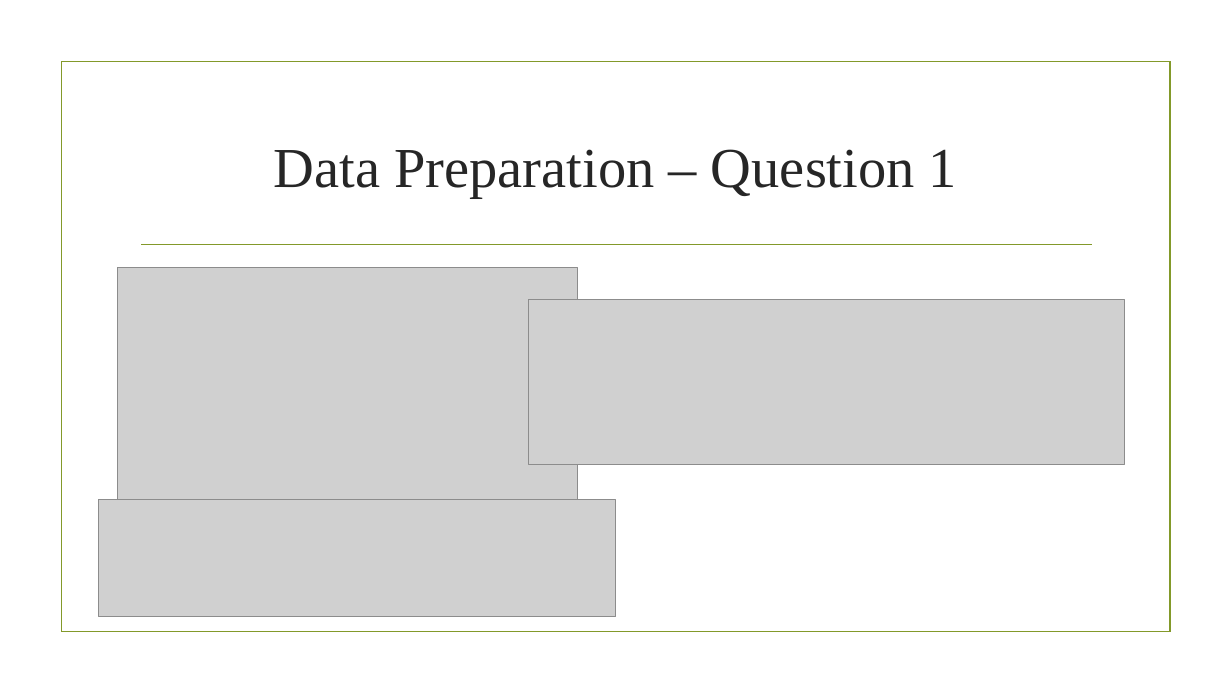
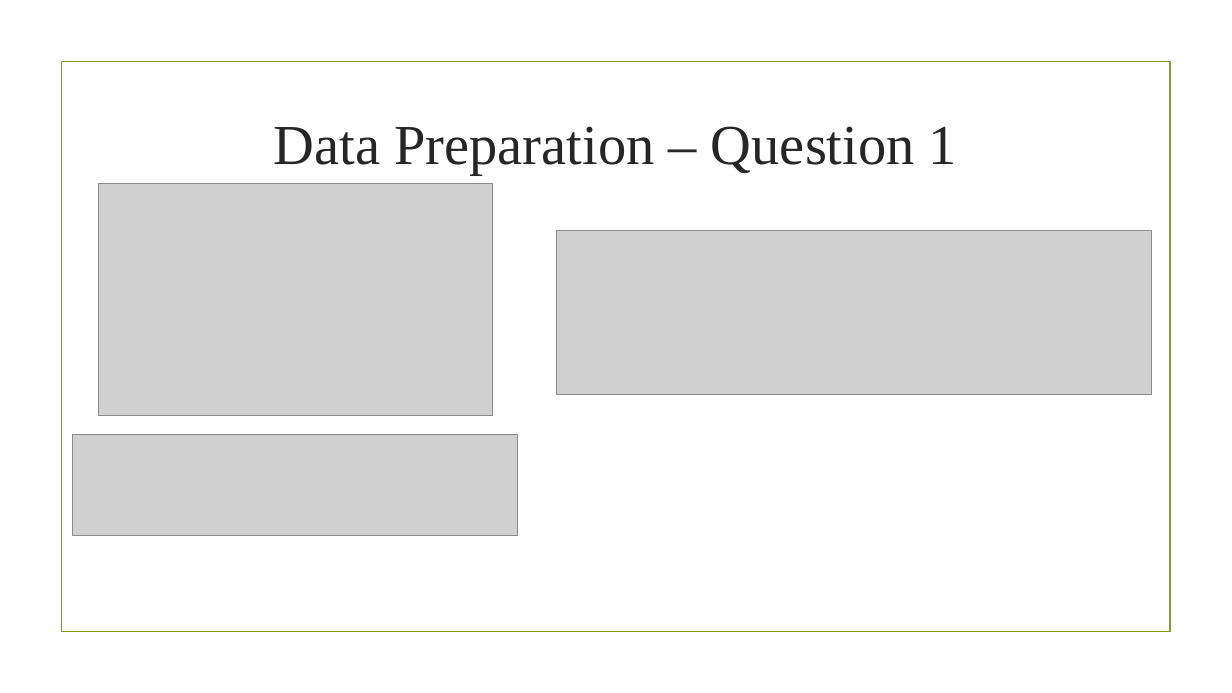
Before and after one commit to KrishnaCD93/DAAN-Capstone-Project, a slide deck: slide 20 of Capstone Presentation.pptx. Drawn at 1232x693 pixels with LibreOffice and Linux fonts; fonts in the diff are those of the drawing; grey boxes stand for pictures; background and template pictures are left out. Boxes give left, top, right and bottom in pixels: in the first picture for what was removed or moved away, otherwise in the second. Text is boxed around its words. In the diff, an @@ line names an element or a change of style, - is before the commit and + after.

```diff
--- a/Capstone Presentation.pptx
+++ b/Capstone Presentation.pptx
@@ title "Data Preparation – Question 1": place and size @@
-title "Data Preparation – Question 1" at <box>274,149,957,198</box>
+title "Data Preparation – Question 1" at <box>274,126,957,175</box>
@@ picture: place and size @@
-picture at <box>117,268,578,500</box>
+picture at <box>99,184,493,416</box>
@@ picture: place and size @@
-picture at <box>529,300,1124,465</box>
+picture at <box>556,230,1152,395</box>
@@ line removed from (141, 245) to (1092, 245) @@
@@ picture: place and size @@
-picture at <box>99,500,616,617</box>
+picture at <box>73,435,518,536</box>
```
Also in this commit, not shown: 21 other slides changed, 2 slides added, 11 other files.
